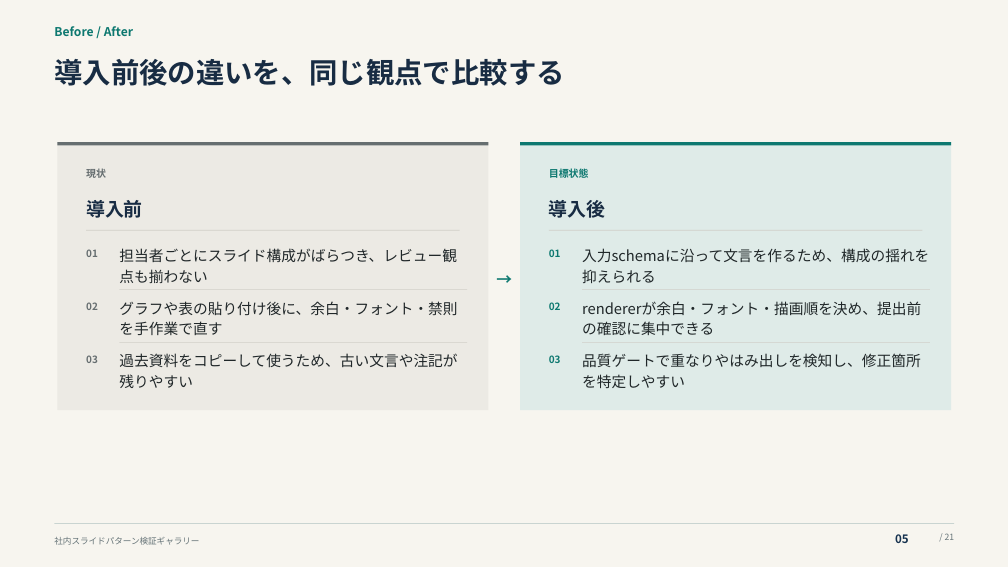
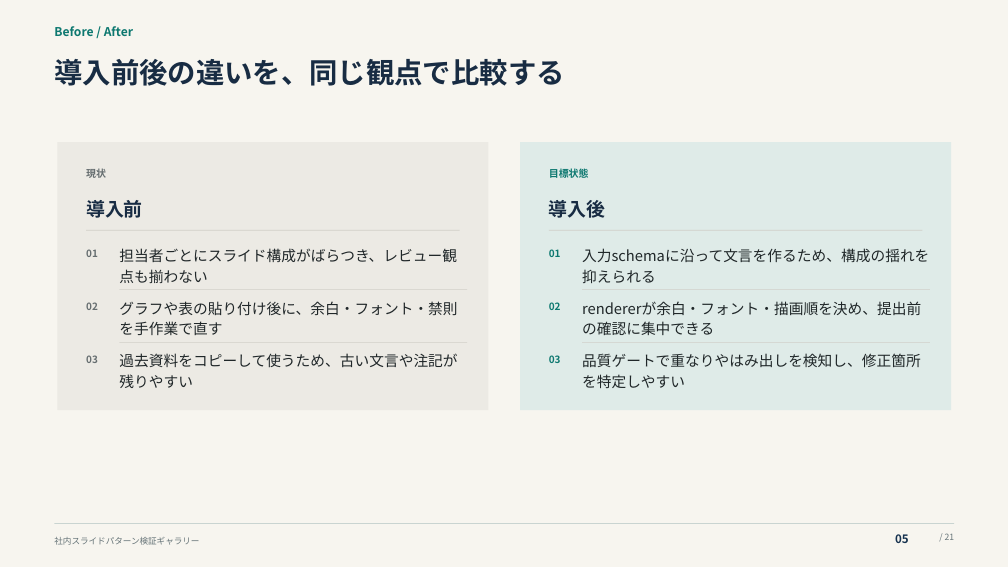
Before and after one commit to thinas1115/slide-gen-lab, a slide deck: slide 5 of examples/gallery/pattern_gallery.pptx. Drawn at 1008x567 pixels with LibreOffice and Linux fonts; fonts in the diff are those of the drawing. Boxes give left, top, right and bottom in pixels: in the first picture for what was removed or moved away, otherwise in the second. Text is boxed around its words. In the diff, an @@ line names an element or a change of style, - is before the commit and + after.

```diff
--- a/examples/gallery/pattern_gallery.pptx
+++ b/examples/gallery/pattern_gallery.pptx
@@ rectangle removed at (x1=57, y1=142, x2=488, y2=145) @@
@@ rectangle removed at (x1=520, y1=142, x2=951, y2=145) @@
@@ text removed at (x1=491, y1=265, x2=518, y2=287) @@
-→
```
Also in this commit, not shown: 2 other slides changed, 6 other files.
